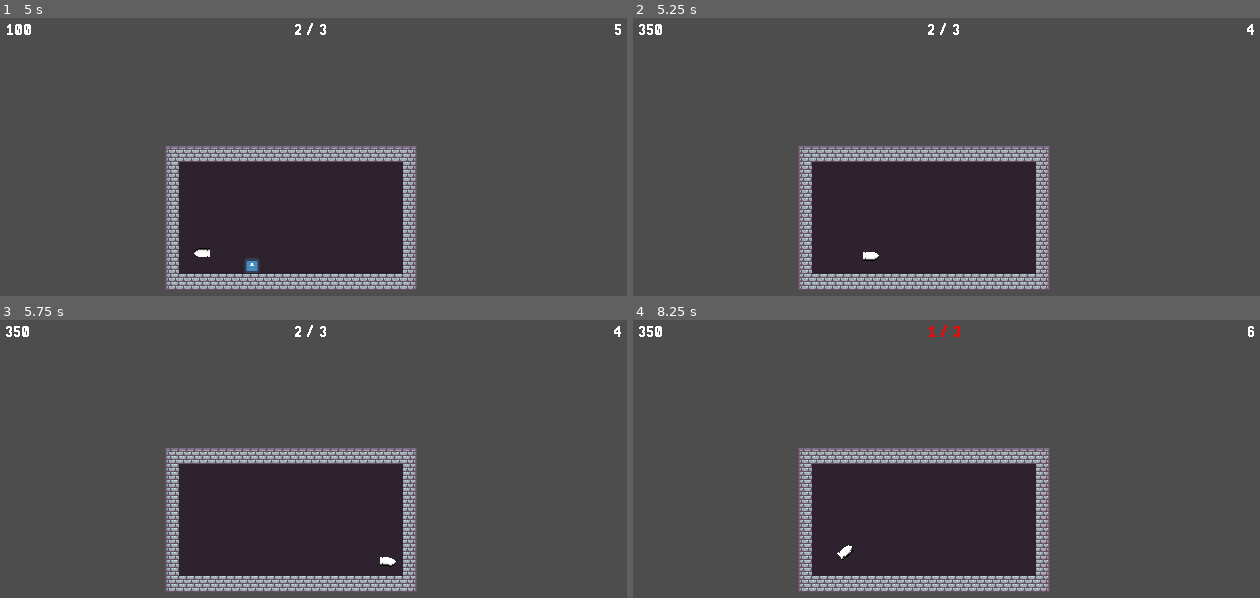
Above: before the commit, frames 1-4 (two rows, left to right).
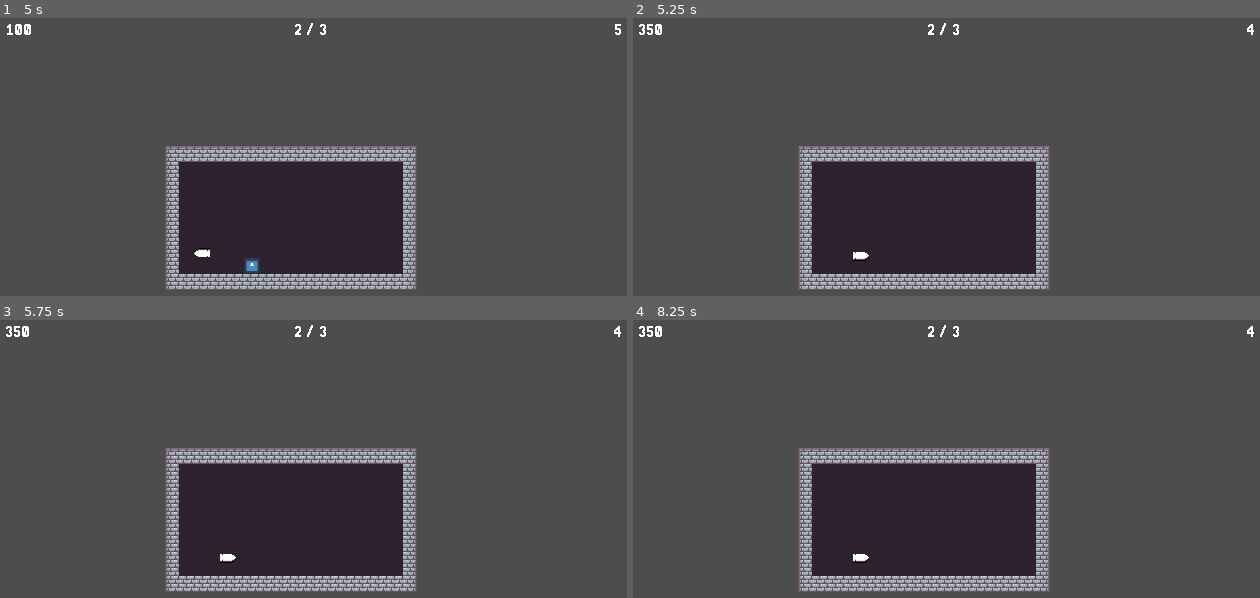
Above: after the commit, the same moments.

Repository: Thomas-Fortier/PirateJam2025
Game: Godot game, scene res://levels/playground_jon.tscn
The game is run twice, just before and just after one commit, with the same random seed, the same clock (stepped at 60 frames per second) and the same inputs. The engine's default icon, where the game draws it, is replaced by a stand-in: a white triangle on a blue panel in a dark square.
Inputs (mouse positions are in pixels of both pictures, inside the frame that each line leads up to):
- Up to frame 1 (5 s): tap Enter at 0.5 s; move the mouse to (445, 179) at 0.52 s; click (445, 179) at 0.6 s; move the mouse to (181, 215) at 1.27 s; click (181, 215) at 1.35 s; move the mouse to (369, 118) at 2.02 s; click (369, 118) at 2.1 s; move the mouse to (275, 270) at 2.77 s; click (275, 270) at 2.85 s; move the mouse to (501, 251) at 3.52 s; click (501, 251) at 3.6 s; move the mouse to (112, 143) at 4.27 s; click (112, 143) at 4.35 s
- Up to frame 2 (5.25 s): move the mouse to (971, 198) at 5.02 s; click (971, 198) at 5.1 s
- Up to frame 3 (5.75 s): no input
- Up to frame 4 (8.25 s): tap Space at 5.75 s; move the mouse to (846, 408) at 5.77 s; click (846, 408) at 5.85 s; move the mouse to (1078, 481) at 6.52 s; click (1078, 481) at 6.6 s; move the mouse to (814, 517) at 7.27 s; click (814, 517) at 7.35 s; move the mouse to (1002, 420) at 8.02 s; click (1002, 420) at 8.1 s

Frame 1 is identical in both runs. In frame 2, 0.1% of the frame differs, in the area x 35-40%, y 84-88%; in frame 3, 0.1%; in frame 4, 0.3%, in the area x 32-100%, y 1-88%.

Commit message:
Refactored turn logic and win conditions

Diff:
--- a/src/scripts/globals/game_manager.gd
+++ b/src/scripts/globals/game_manager.gd
@@ -61,22 +61,29 @@
 	enemies.erase(enemy)
 	points += enemy.points_on_kill
 
+	if enemies.size() == 0:
+		_handle_game_over(true)
+
 ## The functionality to execute when the bullet has bounced off a wall.
 func _on_bullet_bounce() -> void:
 	if ricochets_remaining != 0:
 		ricochets_remaining -= 1
 		return
 
-	if remaining_turns > 1:
-		remaining_turns -= 1
-	else:
-		_handle_game_over()
+	remaining_turns -= 1
+
+	if remaining_turns == 0:
+		_handle_game_over(false)
 		return # TODO: Game over logic.
 
 	bullet.select_direction()
 	ricochets_remaining = max_ricochets
 
-func _handle_game_over() -> void:
-	remaining_turns -= 1
+func _handle_game_over(did_win: bool) -> void:
 	print("Game over.")
 	bullet.toggle_pause()
+
+	if did_win:
+		print("You won!")
+	else:
+		print("You lost.")
